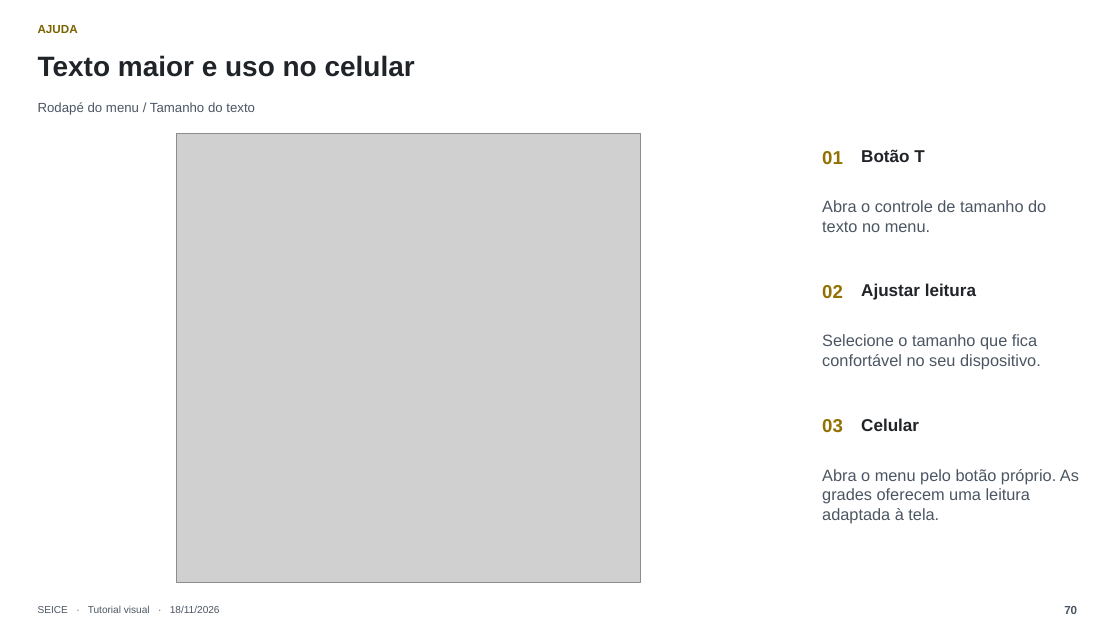
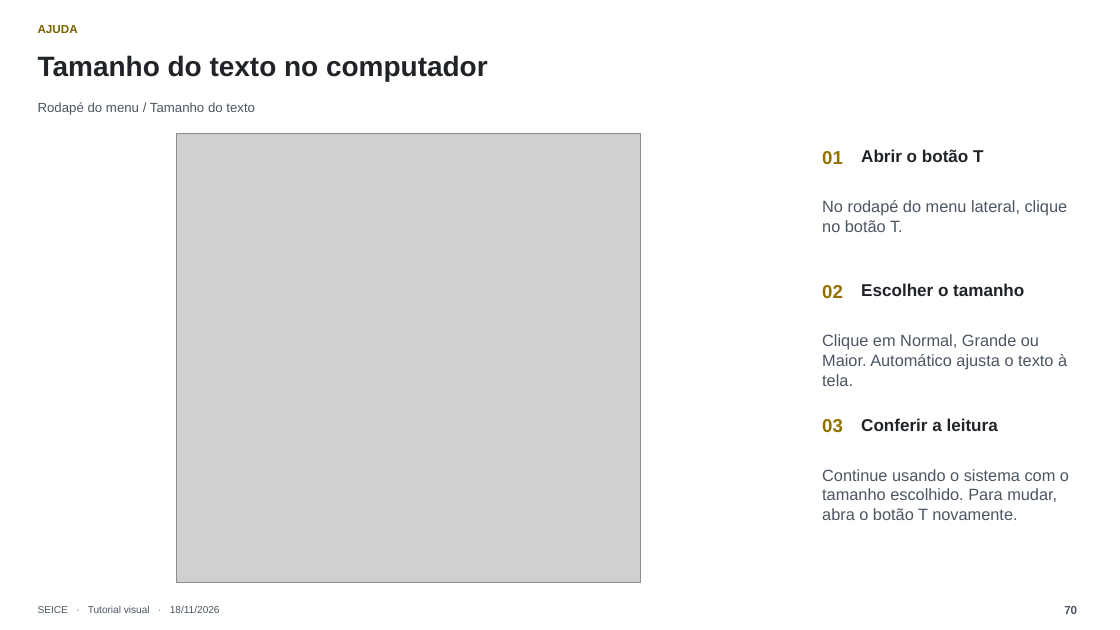
Before and after one commit to joaodorast/seice-horarios, a slide deck: slide 70 of docs/tutorial/SEICE-Tutorial-Completo-2026-11-18.pptx. Drawn at 1120x630 pixels with LibreOffice and Linux fonts; fonts in the diff are those of the drawing; grey boxes stand for pictures. Boxes give left, top, right and bottom in pixels: in the first picture for what was removed or moved away, otherwise in the second. Text is boxed around its words. In the diff, an @@ line names an element or a change of style, - is before the commit and + after.

```diff
--- a/docs/tutorial/SEICE-Tutorial-Completo-2026-11-18.pptx
+++ b/docs/tutorial/SEICE-Tutorial-Completo-2026-11-18.pptx
@@ text at (x1=38, y1=55, x2=488, y2=81): text changed @@
-Texto maior e uso no celular
+Tamanho do texto no computador
@@ text at (x1=861, y1=149, x2=983, y2=162): text changed @@
-Botão T
+Abrir o botão T
@@ text at (x1=822, y1=200, x2=1068, y2=232): text changed @@
-Abra o controle de tamanho do texto no menu.
+No rodapé do menu lateral, clique no botão T.
@@ text at (x1=861, y1=283, x2=1024, y2=296): text changed @@
-Ajustar leitura
+Escolher o tamanho
@@ text at (x1=822, y1=334, x2=1067, y2=386): text changed @@
-Selecione o tamanho que fica confortável no seu dispositivo.
+Clique em Normal, Grande ou Maior. Automático ajusta o texto à tela.
@@ text at (x1=861, y1=418, x2=998, y2=431): text changed @@
-Celular
+Conferir a leitura
@@ text at (x1=822, y1=469, x2=1069, y2=520): text changed @@
-Abra o menu pelo botão próprio. As grades oferecem uma leitura adaptada à tela.
+Continue usando o sistema com o tamanho escolhido. Para mudar, abra o botão T novamente.
```
Also in this commit, not shown: 28 other slides changed, 1 slide removed.
